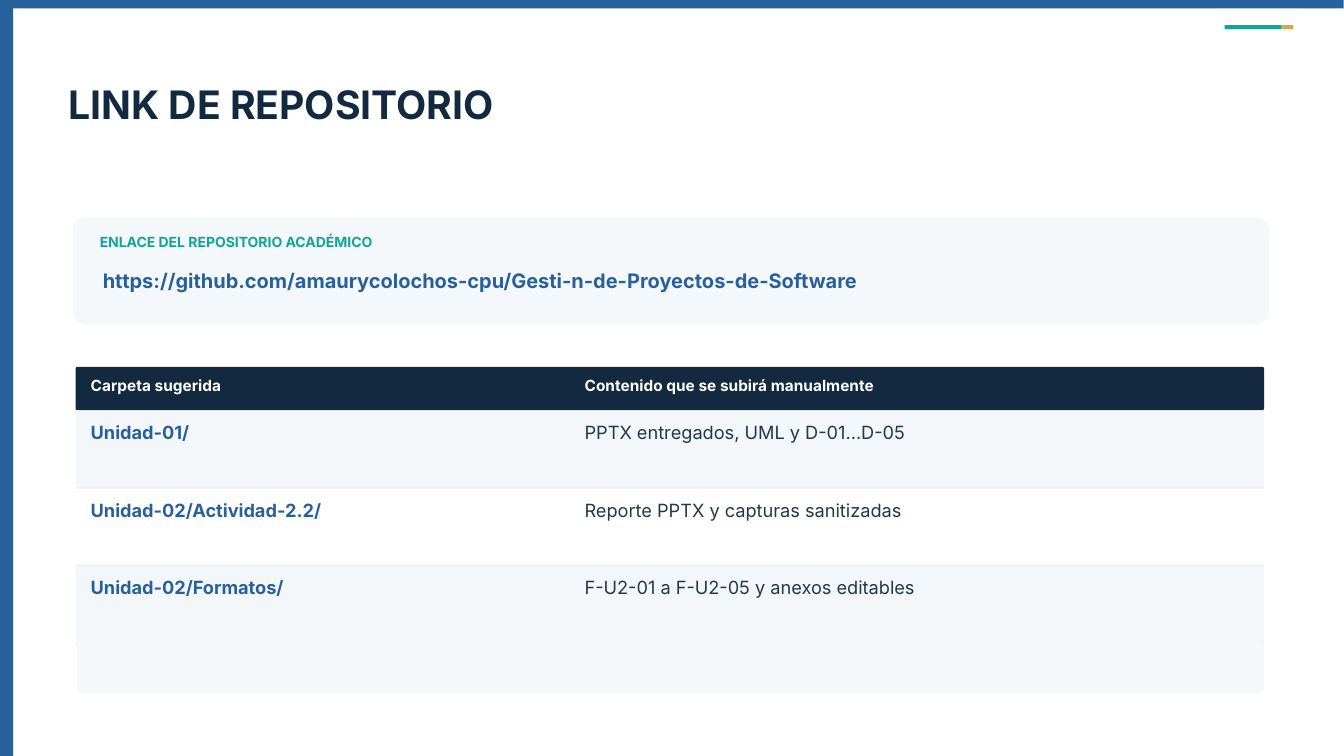
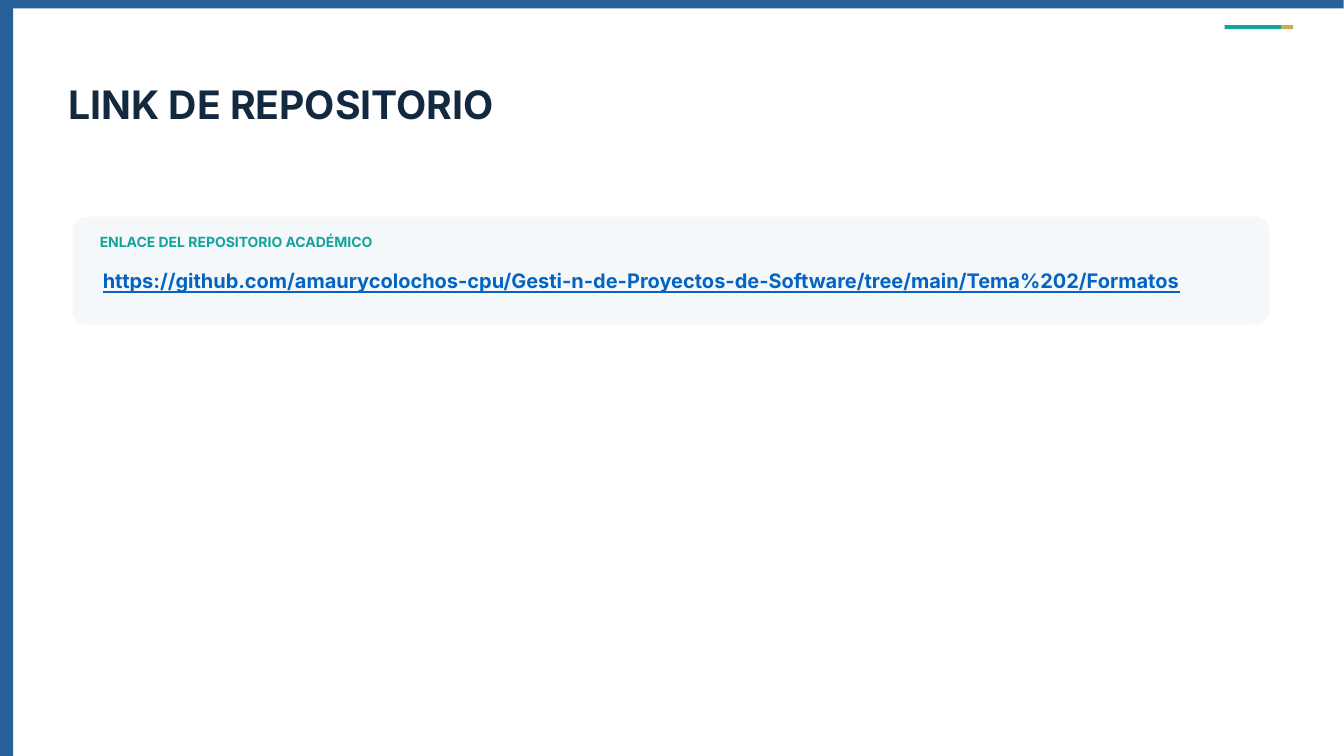
Before and after one commit to amaurycolochos-cpu/Gesti-n-de-Proyectos-de-Software, a slide deck: slide 21 of Tema 2/Actividad 2.2 Reporte de práctica_AmauryGordillo_GPS_7ISCM_ACTUALIZADO.pptx. Drawn at 1344x756 pixels with LibreOffice and Linux fonts; fonts in the diff are those of the drawing. Boxes give left, top, right and bottom in pixels: in the first picture for what was removed or moved away, otherwise in the second. Text is boxed around its words. In the diff, an @@ line names an element or a change of style, - is before the commit and + after.

Commit message:
Actualiza la presentacion de la Actividad 2.2 con su version final

```diff
--- a/Tema 2/Actividad 2.2 Reporte de práctica_AmauryGordillo_GPS_7ISCM_ACTUALIZADO.pptx
+++ b/Tema 2/Actividad 2.2 Reporte de práctica_AmauryGordillo_GPS_7ISCM_ACTUALIZADO.pptx
@@ text at [103, 272, 1179, 293]: text changed; text colour #27609B to #0563C1 @@
-https://github.com/amaurycolochos-cpu/Gesti-n-de-Proyectos-de-Software
+https://github.com/amaurycolochos-cpu/Gesti-n-de-Proyectos-de-Software/tree/main/Tema%202/Formatos
@@ rounded rectangle removed at [76, 367, 1264, 410] @@
@@ text removed at [91, 379, 221, 395] @@
-Carpeta sugerida
@@ text removed at [585, 379, 874, 394] @@
-Contenido que se subirá manualmente
@@ rectangle removed at [76, 411, 1264, 489] @@
@@ text removed at [91, 425, 190, 441] @@
-Unidad-01/
@@ text removed at [585, 425, 905, 443] @@
-PPTX entregados, UML y D-01…D-05
@@ rectangle removed at [76, 487, 1264, 488] @@
@@ rectangle removed at [76, 489, 1264, 567] @@
@@ text removed at [91, 503, 321, 519] @@
-Unidad-02/Actividad-2.2/
@@ text removed at [585, 503, 901, 521] @@
-Reporte PPTX y capturas sanitizadas
@@ rectangle removed at [76, 566, 1264, 567] @@
@@ rectangle removed at [76, 567, 1264, 644] @@
@@ text removed at [91, 580, 284, 596] @@
-Unidad-02/Formatos/
@@ text removed at [585, 580, 915, 598] @@
-F-U2-01 a F-U2-05 y anexos editables
```
